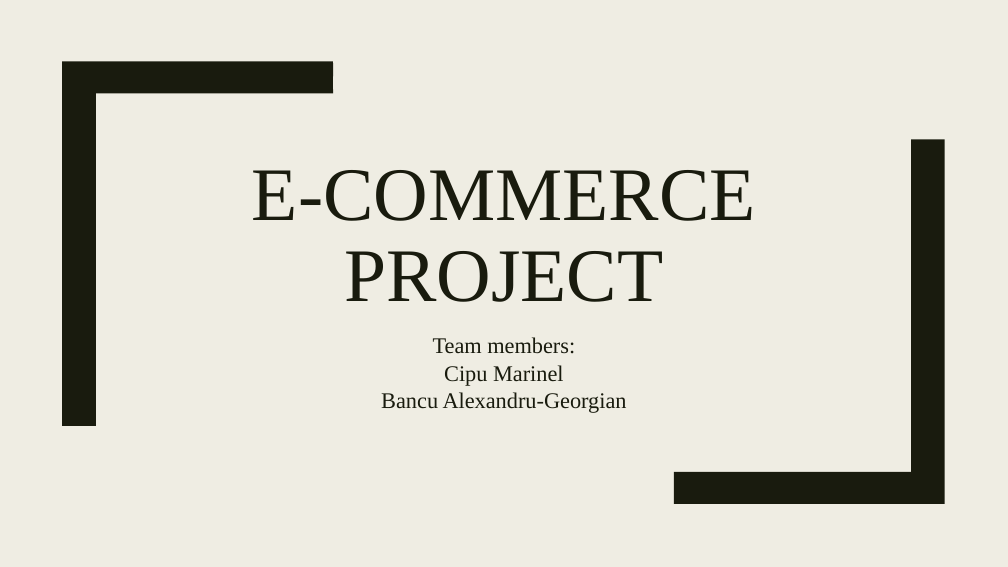
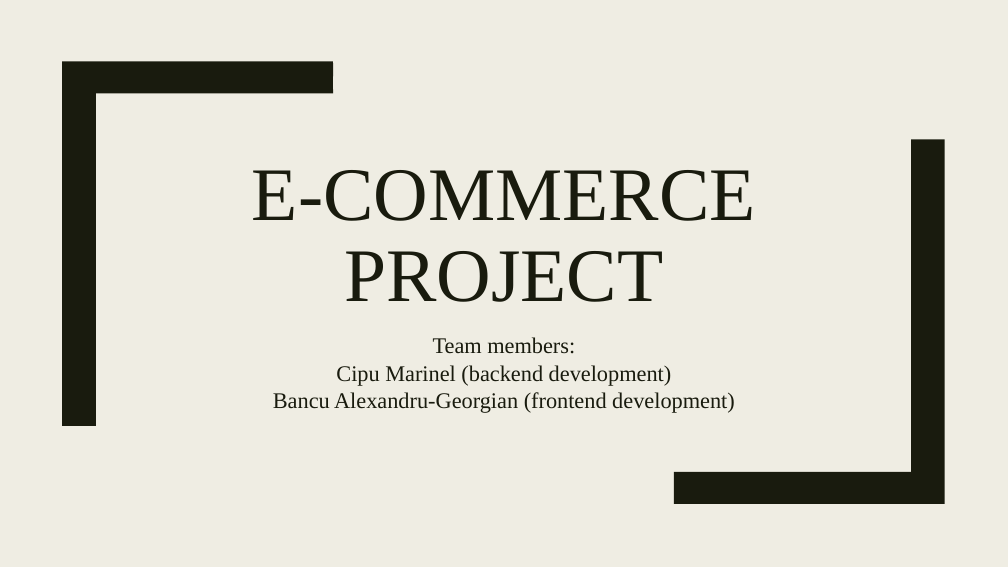
Before and after one commit to skice03/ByteTech, a slide deck: slide 1 of docs/Team setup and planning.pptx. Drawn at 1008x567 pixels with LibreOffice and Linux fonts; fonts in the diff are those of the drawing. Boxes give left, top, right and bottom in pixels: in the first picture for what was removed or moved away, otherwise in the second. Text is boxed around its words. In the diff, an @@ line names an element or a change of style, - is before the commit and + after.

Commit message:
ppt changes

```diff
--- a/docs/Team setup and planning.pptx
+++ b/docs/Team setup and planning.pptx
@@ subtitle at box(273, 337, 735, 413): text changed @@
-Team members:
-Cipu Marinel
-Bancu Alexandru-Georgian
+Team members:
+Cipu Marinel (backend development)
+Bancu Alexandru-Georgian (frontend development)
```
